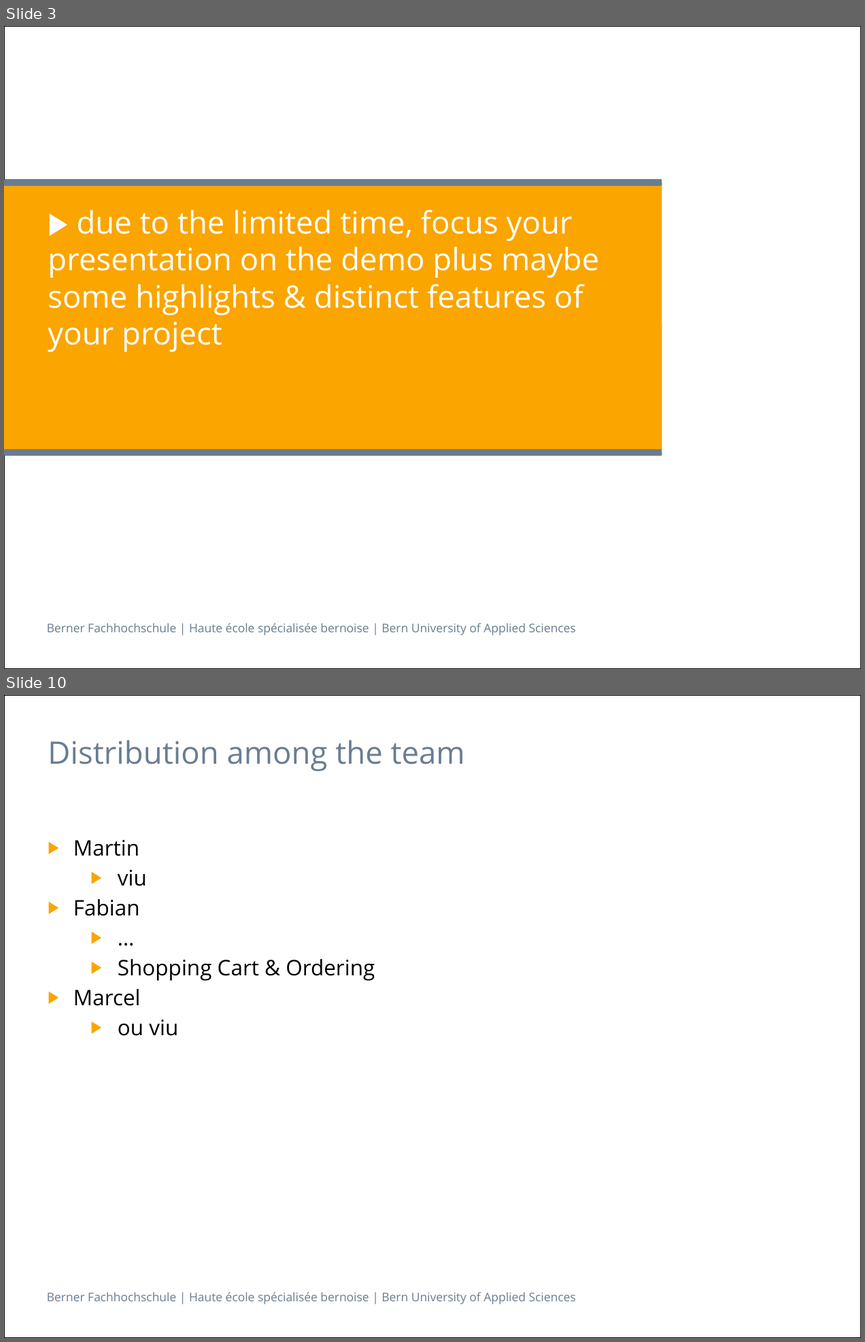
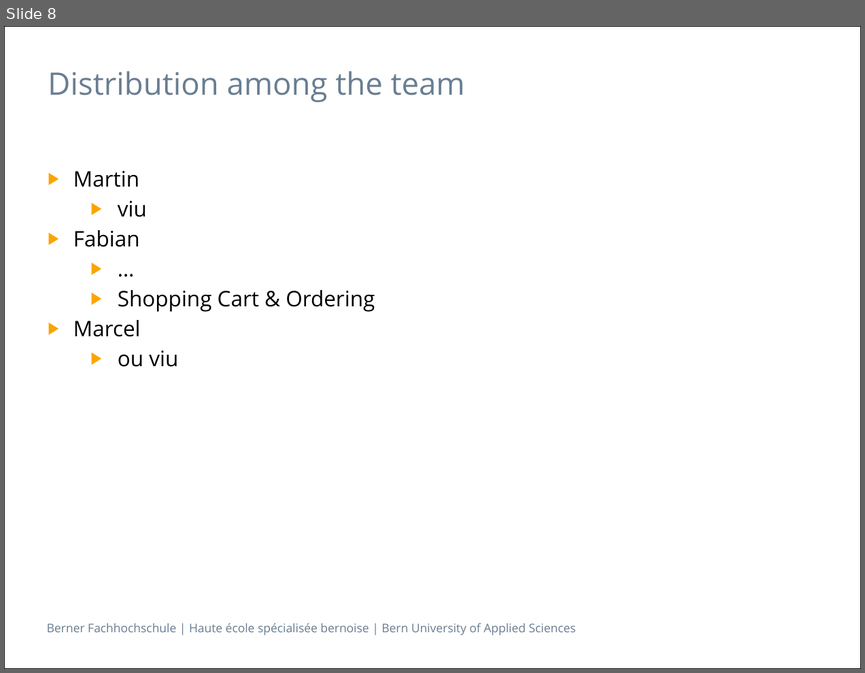
Before and after one commit to Makae/ch.bfh.bti7054.w2014.q.groot, a slide deck: trunk/doc/Presentation.pptx. Shown one above the other, each under a label of ours: slides 3 and 10 before the commit, slide 8 after it; the slides between them are not shown. The pictures are 865x1342 and 865x673 pixels, drawn with LibreOffice and Linux fonts; fonts in the diff are those of the drawing. Boxes give left, top, right and bottom in pixels: in the first picture for what was removed or moved away, otherwise in the second. Text is boxed around its words. In the diff, an @@ line names an element or a change of style, - is before the commit and + after.

```diff
--- a/trunk/doc/Presentation.pptx
+++ b/trunk/doc/Presentation.pptx
@@ slide 3 removed at <box>4,26,861,669</box>, background #FFFFFF; not listed: 2 template elements that a slide beside it also shows @@
@@ rounded rectangle removed at <box>4,182,662,452</box> @@
@@ rounded rectangle removed at <box>4,180,662,186</box> @@
@@ title removed at <box>48,210,599,352</box> @@
-▶ due to the limited time, focus your presentation on the demo plus maybe
-some highlights & distinct features of your project
@@ rounded rectangle removed at <box>4,449,662,456</box> @@
@@ what was slide 10 is now slide 8 @@
```
Also in this commit, not shown: 5 slides changed, 2 slides added, 3 other slides removed.
